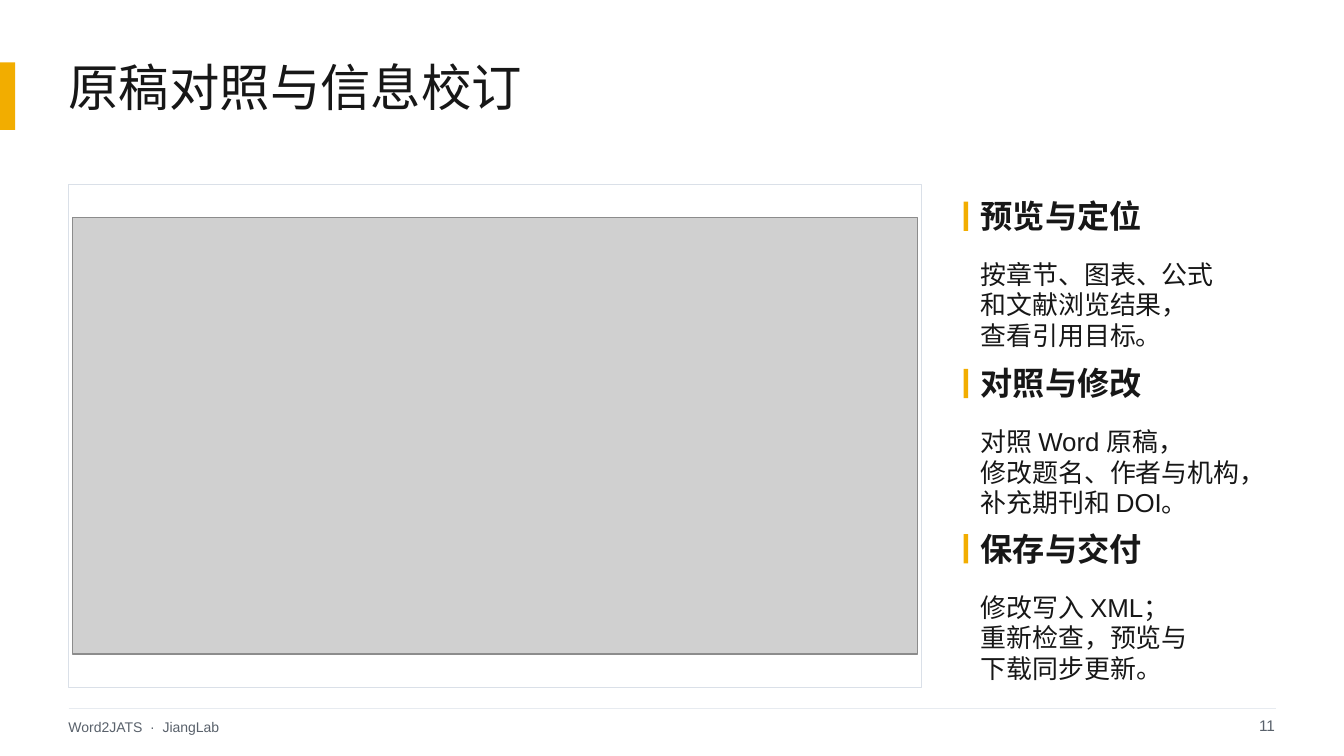
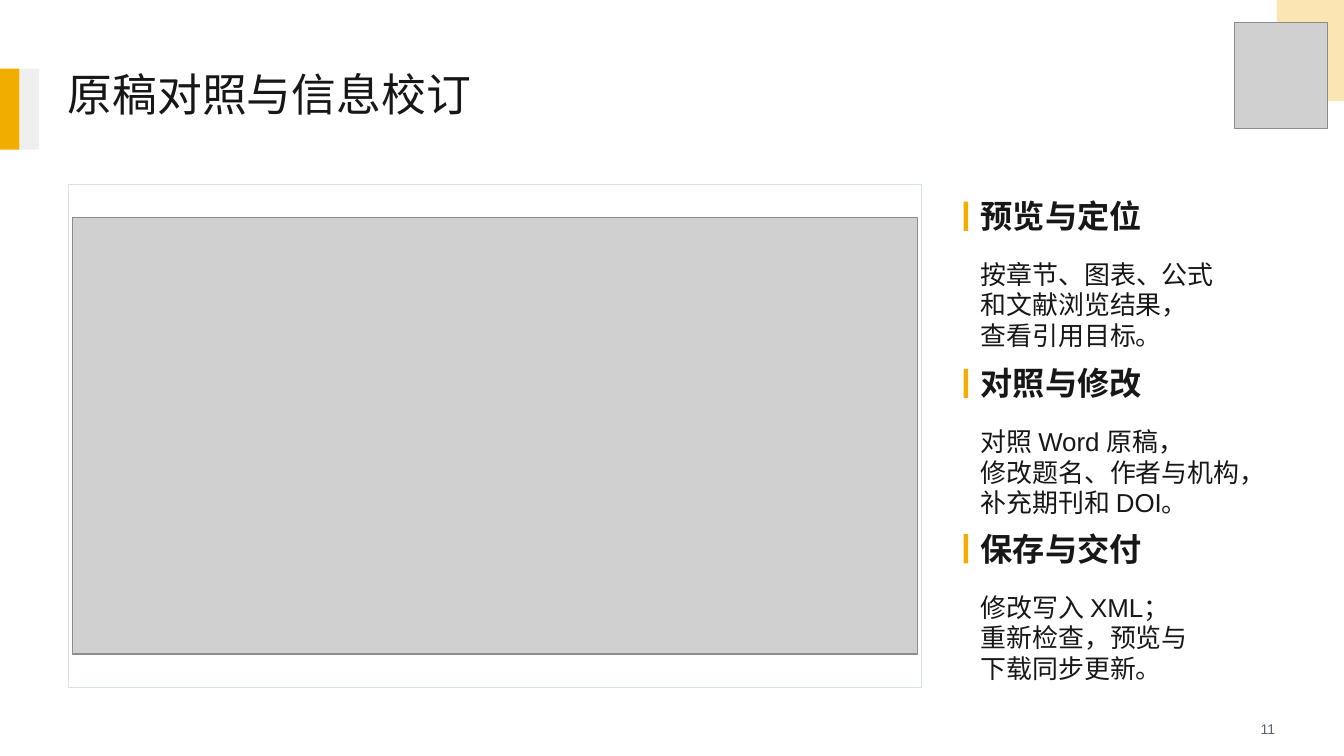
Before and after one commit to Deng-GuiFeng/Word2JATS, a slide deck: slide 11 of 决赛提交/JiangLab-决赛答辩.pptx. Drawn at 1344x756 pixels with LibreOffice and Linux fonts; fonts in the diff are those of the drawing; grey boxes stand for pictures. Boxes give left, top, right and bottom in pixels: in the first picture for what was removed or moved away, otherwise in the second. Text is boxed around its words. In the diff, an @@ line names an element or a change of style, - is before the commit and + after.

Commit message:
fix: restore competition slide template and align finals presentation with original brief

```diff
--- a/决赛提交/JiangLab-决赛答辩.pptx
+++ b/决赛提交/JiangLab-决赛答辩.pptx
@@ picture added at [1235, 22, 1328, 129] @@
@@ freeform shape added at [1277, 0, 1344, 101], fill #FBE6B3 @@
@@ rectangle: place and size @@
-rectangle at [0, 63, 15, 130]
+rectangle at [0, 69, 19, 150]
@@ rectangle at [0, 69, 19, 150]: fill #F2AD00 to #F1AD00 @@
@@ rectangle added at [19, 69, 38, 150], fill #EFEFEF @@
@@ text "原稿对照与信息校订": place and size @@
-text "原稿对照与信息校订" at [69, 63, 523, 111]
+text "原稿对照与信息校订" at [68, 73, 472, 115]
@@ text "原稿对照与信息校订" at [68, 73, 472, 115]: size 36 to 32 pt; line spacing 42.5pt to 37.8pt @@
@@ line removed from (69, 709) to (1276, 709) @@
@@ text removed at [68, 722, 220, 735] @@
-Word2JATS · JiangLab
@@ text "11" at [1261, 724, 1275, 734]: size 11 to 10 pt; line spacing 13pt to 11.8pt @@
```
Also in this commit, not shown: 11 other slides changed, 1 slide added, 4 other files.
